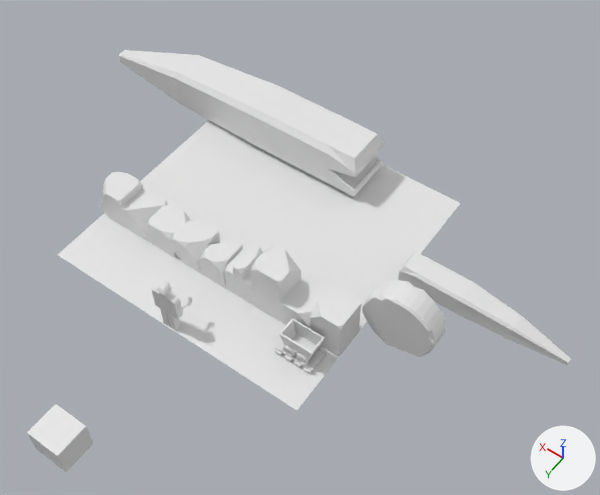
One commit to the Blender file Assets/Meshs/CrossyMineMeshs.blend: the scene before it, then after it.
Both versions are drawn from a camera (50 mm lens) standing at (-21.0, 17.5, 40.0) and looking at (-3.6, -6.9, 1.6). The axes (+X, +Y, +Z) are drawn at lower right. The lights are the same throughout.

The scene before the commit, as lines of its bpy script (objects in view):
```python
ob_cart = bpy.data.objects.new('Cart', me_cube_003)
ob_cart.location = (-7.19, -2.11, 0.95)
ob_field = bpy.data.objects.new('Field', me_cube_010)
ob_field.location = (0.0, -0.08, 0.0)
ob_huge_monster_1 = bpy.data.objects.new('Huge Monster 1', me_cube_008)
ob_huge_monster_1.location = (-0.34, -14.94, 1.47)
ob_huge_monster_1.rotation_euler = (0.0, 0.0, 3.142)  # degrees (0, 0, 180)
ob_hugemonster_2 = bpy.data.objects.new('HugeMonster 2', me_cube_009)
ob_hugemonster_2.location = (-9.7, -10.15, 0.5)
ob_one_square = bpy.data.objects.new('One square', me_cube_011)
ob_one_square.location = (0.0, 9.41, 0.0)
ob_one_square_001 = bpy.data.objects.new('One square.001', me_cube_012)
ob_one_square_001.location = (-2.0, -4.09, 0.66)
ob_one_square_004 = bpy.data.objects.new('One square.004', me_cube_015)
ob_one_square_004.location = (0.0, -4.08, 0.66)
ob_player = bpy.data.objects.new('Player', me_cube_001)
ob_player.location = (-0.02, 0.74, 2.14)
ob_wheels = bpy.data.objects.new('Wheels', me_cylinder)
ob_wheels.location = (-7.63, -2.8, 0.4)
# also in view: 'One square.008' at (4.0, -4.1, 0.7); 'One square.007' at (2.0, -4.1, 0.7); 'One square.009' at (6.0, -4.1, 0.7); 'One square.010' at (8.0, -4.1, 0.9); 'One square.006' at (-4.0, -4.1, 1.6)
```
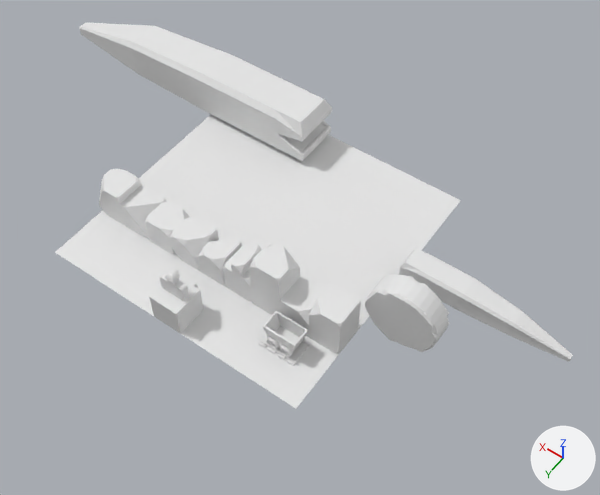
Boxes (x1, y1, x2, y2) around the edits, measured in the pictures (600 x 495 px):
'Field', reshaped, moved: before (58, 120, 460, 410); after (55, 114, 461, 409)
'Huge Monster 1', moved: before (119, 50, 384, 197); after (79, 22, 332, 161)
'HugeMonster 2', moved: before (398, 252, 571, 365); after (399, 248, 573, 362)
'Roling Rock', moved: before (362, 280, 447, 357); after (365, 275, 449, 352)
'One square.002', moved: before (310, 287, 361, 355); after (309, 284, 361, 352)
'One square.006', moved: before (251, 247, 301, 321); after (249, 244, 300, 315)
'One square', deleted: before (27, 404, 93, 472)
'Cube 2x2', added: after (149, 277, 203, 334)
'One square.007', moved: before (172, 220, 220, 273); after (170, 217, 219, 271)
'Cart', moved: before (279, 318, 325, 360); after (263, 311, 308, 352)
'One square.010', moved: before (101, 172, 143, 227); after (99, 169, 142, 224)
'One square.003', moved: before (280, 279, 325, 328); after (279, 276, 323, 336)
'One square.008', moved: before (146, 204, 192, 257); after (145, 202, 190, 254)
'One square.009', moved: before (121, 189, 168, 241); after (119, 186, 167, 238)
'One square.001', moved: before (224, 245, 263, 303); after (223, 243, 262, 301)
'Player', moved: before (152, 281, 183, 331); after (160, 269, 190, 302)
'One square.004', moved: before (200, 241, 243, 289); after (199, 238, 242, 286)
'Wheels', moved: before (283, 344, 322, 364); after (267, 336, 305, 357)

What changed in the scene script:
```text
Change me_cube_010:
    used by ob_field; location = (0.0, -0.08, 0.0)
    remove me_cube_010.from_pydata(...)  # 100 vertices, 81 faces; spans x -9.0..9.0, y -17.0..1.0, z -0.3
    add me_cube_010.from_pydata(...)  # 100 vertices, 81 faces; spans x -9.0..9.0, y -17.0..1.0, z 0.0
    me_cube_010 part 1: 100 vertices removed from x -9.0..9.0, y -17.0..1.0, z -0.3; 100 vertices added at x -9.0..9.0, y -17.0..1.0, z 0.0
Add me_cube:
    me_cube.from_pydata(...)  # a box spanning x -1.0..1.0, y -1.0..1.0, z -1.0..1.0
Change ob_player:
    ob_player.location: (-0.02, 0.74, 2.14) -> (0.0, 0.0, 2.48)
Change ob_cart:
    ob_cart.location: (-7.19, -2.11, 0.95) -> (-6.26, -1.87, 1.16)
Change ob_wheels:
    ob_wheels.location: (-7.63, -2.8, 0.4) -> (-6.7, -2.57, 0.62)
Change ob_huge_monster_1:
    ob_huge_monster_1.location: (-0.34, -14.94, 1.47) -> (3.98, -15.32, 1.81)
Change ob_hugemonster_2:
    ob_hugemonster_2.location: (-9.7, -10.15, 0.5) -> (-9.7, -10.18, 0.84)
Change ob_one_square_001:
    ob_one_square_001.location: (-2.0, -4.09, 0.66) -> (-2.0, -4.0, 1.0)
Change ob_one_square_002:
    ob_one_square_002.location: (-8.0, -4.08, 0.66) -> (-8.0, -4.0, 1.0)
Change ob_one_square_003:
    ob_one_square_003.location: (-6.0, -4.08, 0.66) -> (-6.0, -4.0, 1.0)
Change ob_one_square_004:
    ob_one_square_004.location: (0.0, -4.08, 0.66) -> (0.0, -4.0, 1.0)
Change ob_one_square_006:
    ob_one_square_006.location: (-4.0, -4.08, 0.66) -> (-4.0, -4.0, 1.0)
Change ob_one_square_007:
    ob_one_square_007.location: (2.0, -4.08, 0.66) -> (2.0, -4.0, 1.0)
Change ob_one_square_008:
    ob_one_square_008.location: (4.0, -4.08, 0.66) -> (4.0, -4.0, 1.0)
Change ob_one_square_009:
    ob_one_square_009.location: (6.0, -4.08, 0.66) -> (6.0, -4.0, 1.0)
Change ob_one_square_010:
    ob_one_square_010.location: (8.0, -4.08, 0.66) -> (8.0, -4.0, 1.0)
Change ob_field:
    ob_field.location: (0.0, -0.08, 0.0) -> (0.0, 0.0, 0.0)
Remove ob_one_square:
    ob_one_square = bpy.data.objects.new('One square', me_cube_011)
    ob_one_square.location = (0.0, 9.41, 0.0)
Change ob_roling_rock:
    ob_roling_rock.location: (-10.7, -5.98, 0.79) -> (-10.7, -6.24, 0.96)
Add ob_cube_2x2:
    ob_cube_2x2 = bpy.data.objects.new('Cube 2x2', me_cube)
    ob_cube_2x2.location = (0.0, 0.0, 1.0)
```
